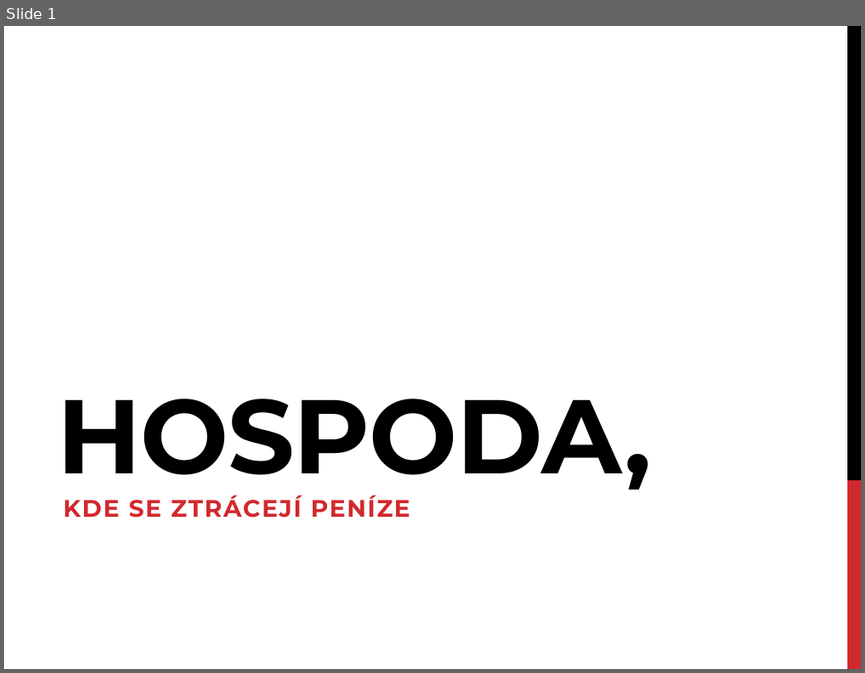
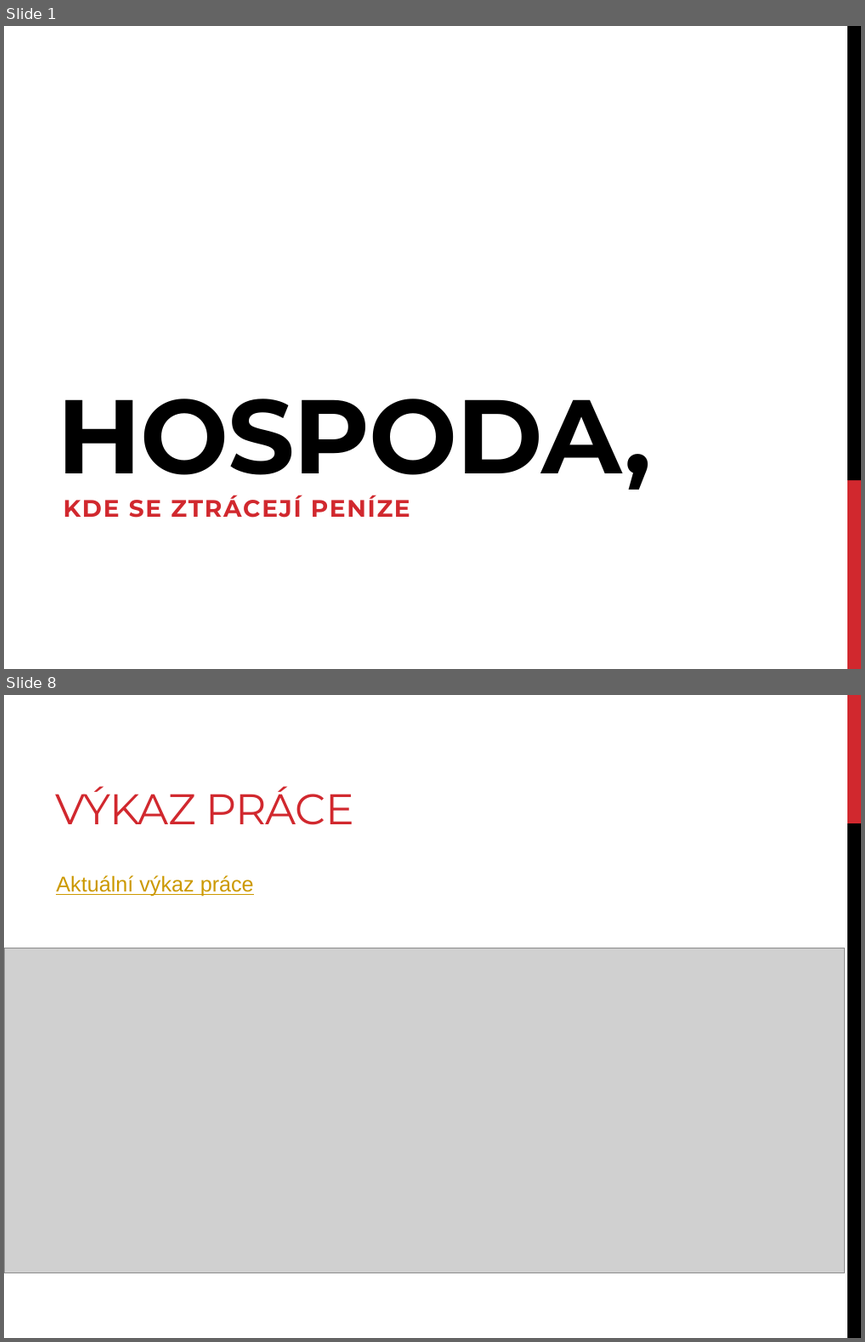
Before and after one commit to KORandi/hospoda, a slide deck: prezentace_z_2_cviceni.pptx. Shown one above the other, each under a label of ours: slide 1 before the commit, slides 1 and 8 after it; the slides between them are not shown. The pictures are 865x673 and 865x1342 pixels, drawn with LibreOffice and Linux fonts; fonts in the diff are those of the drawing; grey boxes stand for pictures. Boxes give left, top, right and bottom in pixels: in the first picture for what was removed or moved away, otherwise in the second. Text is boxed around its words. In the diff, an @@ line names an element or a change of style, - is before the commit and + after.

```diff
--- a/prezentace_z_2_cviceni.pptx
+++ b/prezentace_z_2_cviceni.pptx
@@ slide 8 added at [4,695,861,1338], background #FFFFFF @@
@@ rectangle added at [847,695,861,823], fill #D1282E @@
@@ title added at [55,786,354,825], 36 pt, text #D1282E @@
+VÝKAZ PRÁCE
@@ rectangle added at [847,823,861,1338], fill #000000 @@
@@ text added at [56,875,254,896], 18 pt, text #CC9900, underline @@
+Aktuální výkaz práce
@@ picture added at [4,947,844,1272] @@
```
Also in this commit, not shown: 7 other slides added, 10 slides removed, 8 other files.
